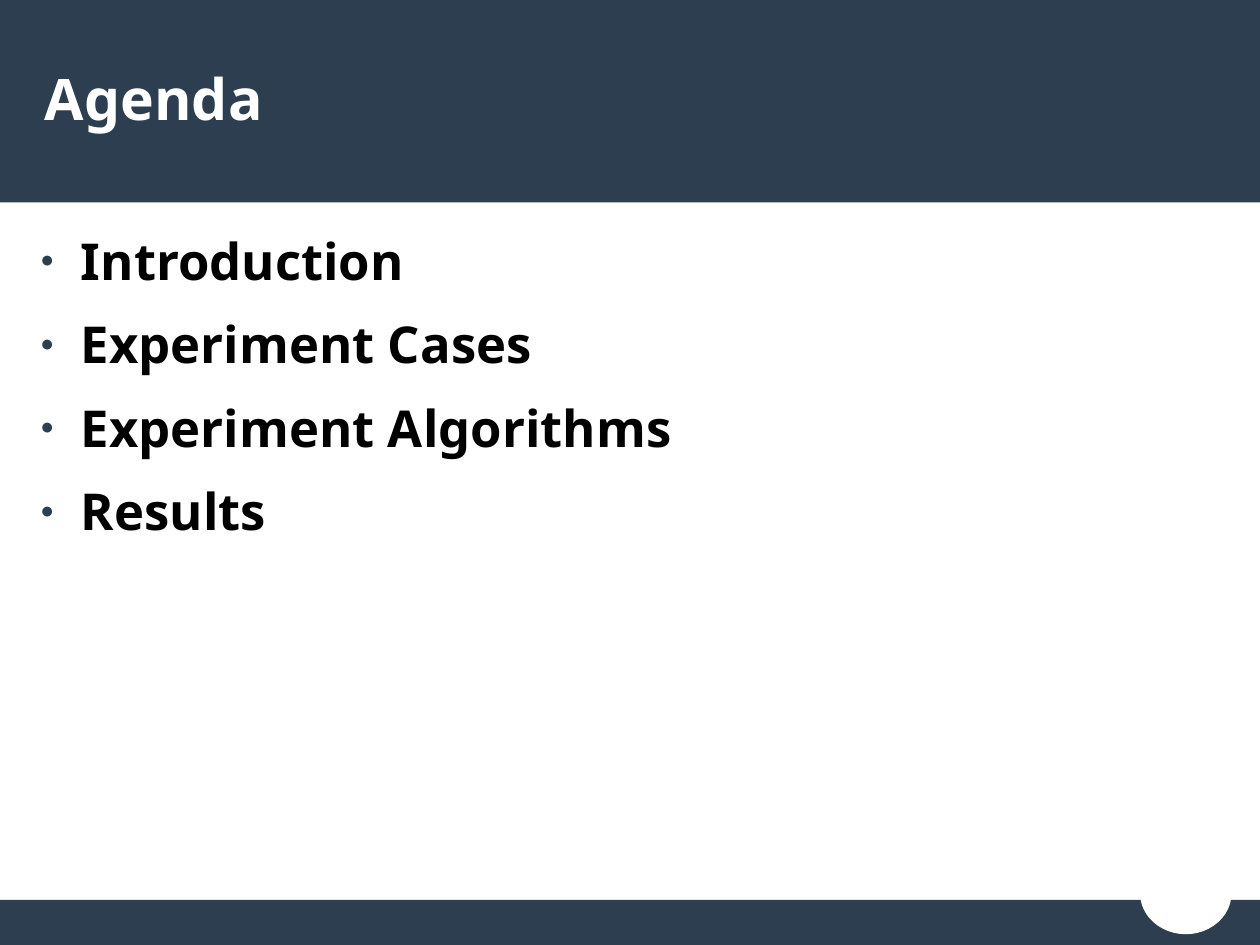
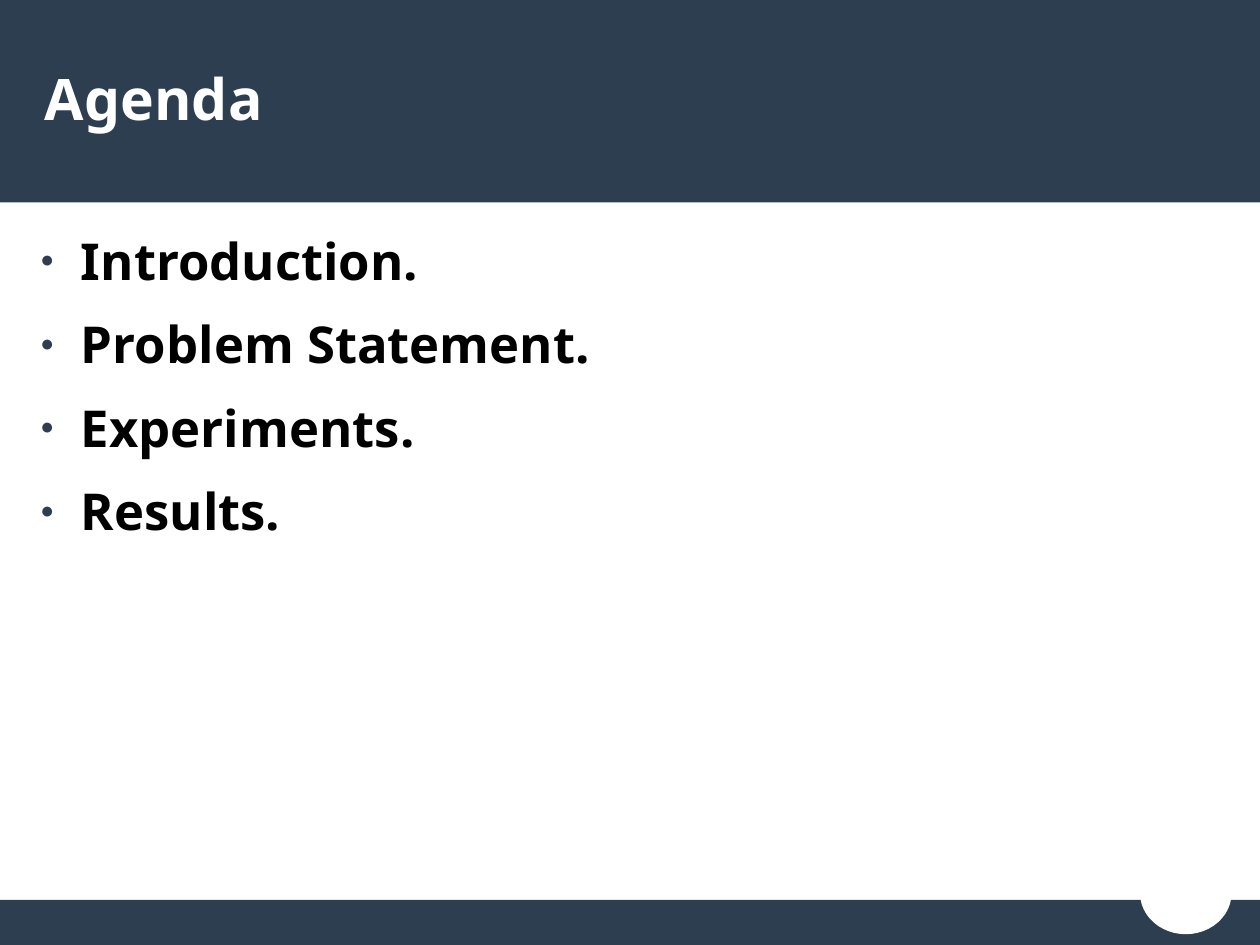
Before and after one commit to YoussifAssem/Parallel-Programming, a slide deck: slide 2 of Presentation/Presentation 18.pptx. Drawn at 1260x945 pixels with LibreOffice and Linux fonts; fonts in the diff are those of the drawing. Boxes give left, top, right and bottom in pixels: in the first picture for what was removed or moved away, otherwise in the second. Text is boxed around its words. In the diff, an @@ line names an element or a change of style, - is before the commit and + after.

Commit message:
experiments

```diff
--- a/Presentation/Presentation 18.pptx
+++ b/Presentation/Presentation 18.pptx
@@ text at (x1=81, y1=241, x2=590, y2=531): text changed @@
-● Introduction
-● Experiment Cases
-● Experiment Algorithms
-● Results
+● Introduction.
+● Problem Statement.
+● Experiments.
+● Results.
```
Also in this commit, not shown: 4 slides added, 1 slide removed, 1 other file.
